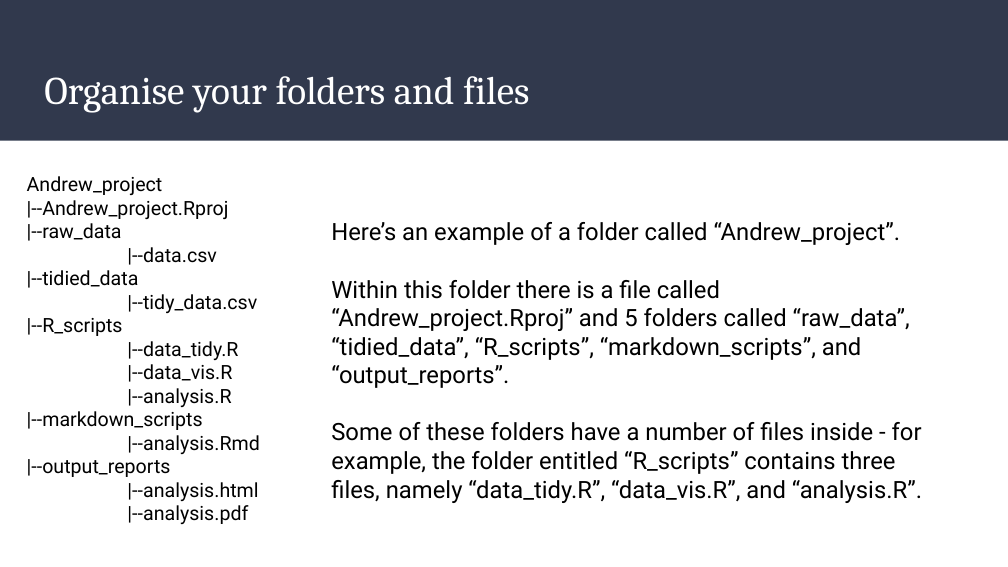
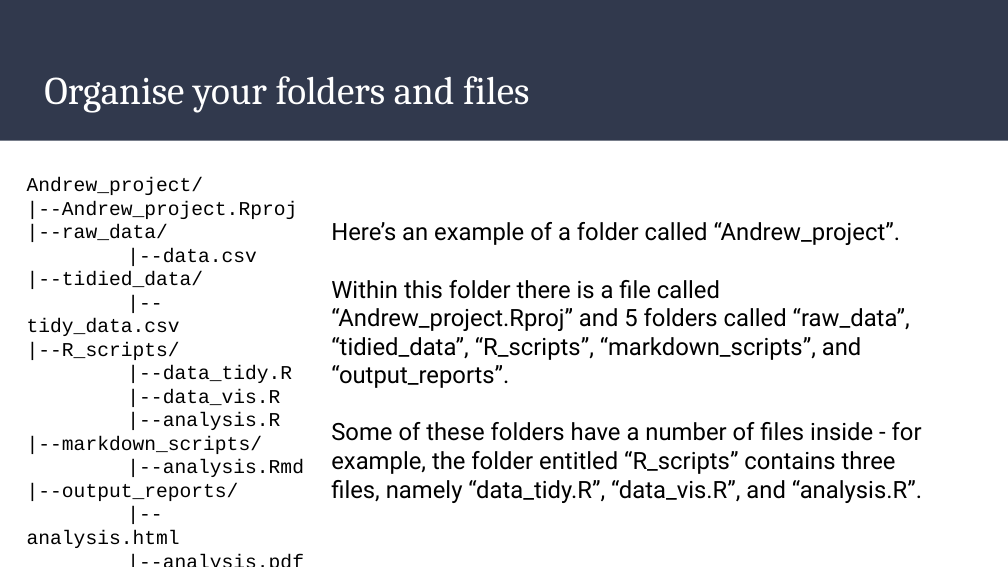
Before and after one commit to ajstewartlang/02_starting_with_r, a slide deck: slide 11 of slides/getting_started.odp. Drawn at 1008x567 pixels with LibreOffice and Linux fonts; fonts in the diff are those of the drawing. Boxes give left, top, right and bottom in pixels: in the first picture for what was removed or moved away, otherwise in the second. Text is boxed around its words. In the diff, an @@ line names an element or a change of style, - is before the commit and + after.

Commit message:
update slides

```diff
--- a/slides/getting_started.odp
+++ b/slides/getting_started.odp
@@ text at (27, 177, 204, 195): text changed; font Roboto to Courier New @@
-Andrew_project
+Andrew_project/
@@ text at (27, 201, 304, 548): font Roboto to Courier New in "|--Andrew_project.Rproj", "|--data.csv", "|--tidy_data.csv", "|--data_tidy.R" and 5 more places @@
@@ text at (27, 224, 168, 242): text changed; font Roboto to Courier New @@
-|--raw_data
+|--raw_data/
@@ text at (27, 271, 204, 289): text changed; font Roboto to Courier New @@
-|--tidied_data
+|--tidied_data/
@@ text at (27, 342, 180, 360): text changed; font Roboto to Courier New @@
-|--R_scripts
+|--R_scripts/
@@ text at (27, 436, 262, 454): text changed; font Roboto to Courier New @@
-|--markdown_scripts
+|--markdown_scripts/
@@ text at (27, 483, 239, 501): text changed; font Roboto to Courier New @@
-|--output_reports
+|--output_reports/
```
Also in this commit, not shown: 1 other file.
